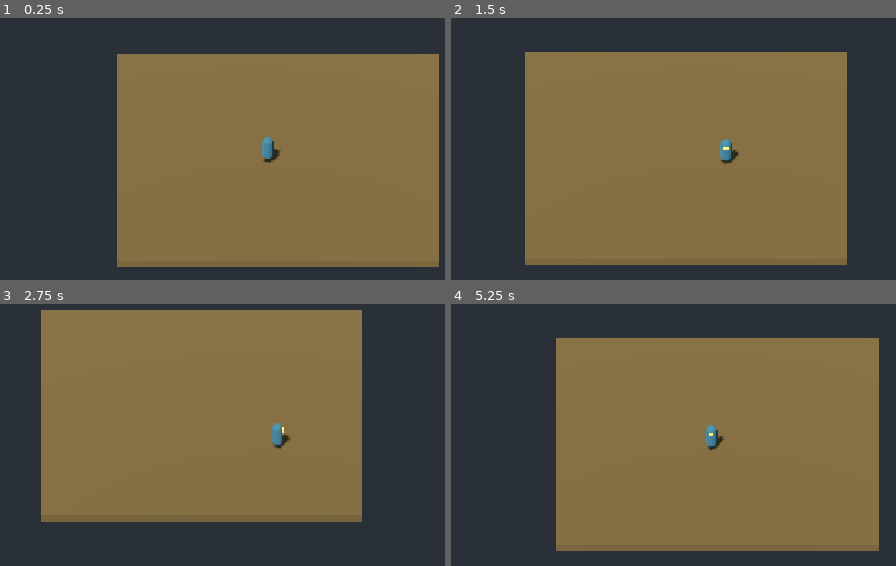
Above: before the commit, frames 1-4 (two rows, left to right).
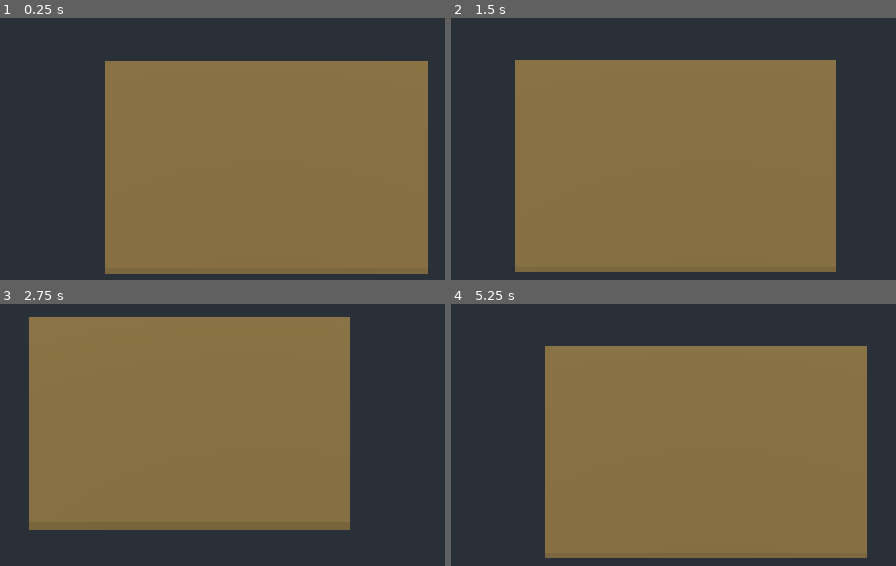
Above: after the commit, the same moments.

Repository: daniel19512/proyecto_videojuegos
Game: Godot game, scene res://scenes/mundo.tscn
Same seed, same stepped clock (60 frames per second), same inputs: the game is played once before the commit and once after it.
Inputs:
- Up to frame 1 (0.25 s): no input
- Up to frame 2 (1.5 s): tap Enter at 0.5 s; hold D (mover_derecha) 0.53-1.28 s; hold S (mover_abajo) from 1.28 s (still down)
- Up to frame 3 (2.75 s): release S (mover_abajo) at 2.03 s; hold D (mover_derecha) from 2.03 s (still down)
- Up to frame 4 (5.25 s): release D (mover_derecha) at 2.78 s; hold W (mover_arriba) 2.78-3.53 s; hold A (mover_izquierda) 3.53-5.03 s; hold S (mover_abajo) from 5.03 s (still down)

The runs differ from the first frame. In frame 1, 8.2% of the frame differs, in the area x 23-99%, y 13-98%; in frame 2, 8.1%; in frame 3, 8.6%, in the area x 6-82%, y 2-87%; in frame 4, 8.5%.

Commit message:
Integrar protagonista pixel art animado

Diff:
--- a/RPG/scenes/jugador.tscn
+++ b/RPG/scenes/jugador.tscn
@@ -1,27 +1,11 @@
 [gd_scene format=3]
 
 [ext_resource type="Script" path="res://scripts/jugador.gd" id="1_jugador"]
+[ext_resource type="SpriteFrames" path="res://scenes/jugador_frames.tres" id="2_frames"]
 
 [sub_resource type="CapsuleShape3D" id="CapsuleShape3D_jugador"]
 radius = 0.32
 height = 1.6
-
-[sub_resource type="StandardMaterial3D" id="StandardMaterial3D_tunica"]
-albedo_color = Color(0.18, 0.38, 0.48, 1)
-roughness = 1.0
-
-[sub_resource type="CapsuleMesh" id="CapsuleMesh_cuerpo"]
-material = SubResource("StandardMaterial3D_tunica")
-radius = 0.32
-height = 1.6
-
-[sub_resource type="StandardMaterial3D" id="StandardMaterial3D_frente"]
-albedo_color = Color(0.85, 0.66, 0.36, 1)
-roughness = 1.0
-
-[sub_resource type="BoxMesh" id="BoxMesh_frente"]
-material = SubResource("StandardMaterial3D_frente")
-size = Vector3(0.28, 0.22, 0.12)
 
 [node name="Jugador" type="CharacterBody3D"]
 floor_snap_length = 0.2
@@ -33,10 +17,14 @@
 
 [node name="Visual" type="Node3D" parent="."]
 
-[node name="CuerpoProvisional" type="MeshInstance3D" parent="Visual"]
-position = Vector3(0, 0.8, 0)
-mesh = SubResource("CapsuleMesh_cuerpo")
-
-[node name="FrenteProvisional" type="MeshInstance3D" parent="Visual"]
-position = Vector3(0, 1.15, -0.3)
-mesh = SubResource("BoxMesh_frente")
+[node name="SpriteAnimado" type="AnimatedSprite3D" parent="Visual"]
+pixel_size = 0.045
+offset = Vector2(0, 19)
+billboard = 2
+texture_filter = 0
+transparent = true
+shaded = false
+double_sided = true
+sprite_frames = ExtResource("2_frames")
+animation = &"idle_abajo"
+autoplay = "idle_abajo"
--- /dev/null
+++ b/RPG/scenes/jugador_frames.tres
@@ -0,0 +1,303 @@
+[gd_resource type="SpriteFrames" format=3 uid="uid://cad054u0n7v3t"]
+
+[ext_resource type="Texture2D" uid="uid://chvctpui3eiu2" path="res://assets/personajes/protagonista/Character_Idle.png" id="1_idle"]
+[ext_resource type="Texture2D" uid="uid://di2u4iu008plh" path="res://assets/personajes/protagonista/Character_Walk.png" id="2_walk"]
+
+[sub_resource type="AtlasTexture" id="Atlas_idle_abajo_0"]
+atlas = ExtResource("1_idle")
+region = Rect2(0, 144, 40, 48)
+filter_clip = true
+
+[sub_resource type="AtlasTexture" id="Atlas_idle_abajo_1"]
+atlas = ExtResource("1_idle")
+region = Rect2(40, 144, 40, 48)
+filter_clip = true
+
+[sub_resource type="AtlasTexture" id="Atlas_idle_abajo_2"]
+atlas = ExtResource("1_idle")
+region = Rect2(80, 144, 40, 48)
+filter_clip = true
+
+[sub_resource type="AtlasTexture" id="Atlas_idle_abajo_3"]
+atlas = ExtResource("1_idle")
+region = Rect2(120, 144, 40, 48)
+filter_clip = true
+
+[sub_resource type="AtlasTexture" id="Atlas_idle_arriba_0"]
+atlas = ExtResource("1_idle")
+region = Rect2(0, 96, 40, 48)
+filter_clip = true
+
+[sub_resource type="AtlasTexture" id="Atlas_idle_arriba_1"]
+atlas = ExtResource("1_idle")
+region = Rect2(40, 96, 40, 48)
+filter_clip = true
+
+[sub_resource type="AtlasTexture" id="Atlas_idle_arriba_2"]
+atlas = ExtResource("1_idle")
+region = Rect2(80, 96, 40, 48)
+filter_clip = true
+
+[sub_resource type="AtlasTexture" id="Atlas_idle_arriba_3"]
+atlas = ExtResource("1_idle")
+region = Rect2(120, 96, 40, 48)
+filter_clip = true
+
+[sub_resource type="AtlasTexture" id="Atlas_idle_derecha_0"]
+atlas = ExtResource("1_idle")
+region = Rect2(0, 48, 40, 48)
+filter_clip = true
+
+[sub_resource type="AtlasTexture" id="Atlas_idle_derecha_1"]
+atlas = ExtResource("1_idle")
+region = Rect2(40, 48, 40, 48)
+filter_clip = true
+
+[sub_resource type="AtlasTexture" id="Atlas_idle_derecha_2"]
+atlas = ExtResource("1_idle")
+region = Rect2(80, 48, 40, 48)
+filter_clip = true
+
+[sub_resource type="AtlasTexture" id="Atlas_idle_derecha_3"]
+atlas = ExtResource("1_idle")
+region = Rect2(120, 48, 40, 48)
+filter_clip = true
+
+[sub_resource type="AtlasTexture" id="Atlas_idle_izquierda_0"]
+atlas = ExtResource("1_idle")
+region = Rect2(0, 0, 40, 48)
+filter_clip = true
+
+[sub_resource type="AtlasTexture" id="Atlas_idle_izquierda_1"]
+atlas = ExtResource("1_idle")
+region = Rect2(40, 0, 40, 48)
+filter_clip = true
+
+[sub_resource type="AtlasTexture" id="Atlas_idle_izquierda_2"]
+atlas = ExtResource("1_idle")
+region = Rect2(80, 0, 40, 48)
+filter_clip = true
+
+[sub_resource type="AtlasTexture" id="Atlas_idle_izquierda_3"]
+atlas = ExtResource("1_idle")
+region = Rect2(120, 0, 40, 48)
+filter_clip = true
+
+[sub_resource type="AtlasTexture" id="Atlas_walk_abajo_0"]
+atlas = ExtResource("2_walk")
+region = Rect2(0, 144, 40, 48)
+filter_clip = true
+
+[sub_resource type="AtlasTexture" id="Atlas_walk_abajo_1"]
+atlas = ExtResource("2_walk")
+region = Rect2(40, 144, 40, 48)
+filter_clip = true
+
+[sub_resource type="AtlasTexture" id="Atlas_walk_abajo_2"]
+atlas = ExtResource("2_walk")
+region = Rect2(80, 144, 40, 48)
+filter_clip = true
+
+[sub_resource type="AtlasTexture" id="Atlas_walk_abajo_3"]
+atlas = ExtResource("2_walk")
+region = Rect2(120, 144, 40, 48)
+filter_clip = true
+
+[sub_resource type="AtlasTexture" id="Atlas_walk_arriba_0"]
+atlas = ExtResource("2_walk")
+region = Rect2(0, 96, 40, 48)
+filter_clip = true
+
+[sub_resource type="AtlasTexture" id="Atlas_walk_arriba_1"]
+atlas = ExtResource("2_walk")
+region = Rect2(40, 96, 40, 48)
+filter_clip = true
+
+[sub_resource type="AtlasTexture" id="Atlas_walk_arriba_2"]
+atlas = ExtResource("2_walk")
+region = Rect2(80, 96, 40, 48)
+filter_clip = true
+
+[sub_resource type="AtlasTexture" id="Atlas_walk_arriba_3"]
+atlas = ExtResource("2_walk")
+region = Rect2(120, 96, 40, 48)
+filter_clip = true
+
+[sub_resource type="AtlasTexture" id="Atlas_walk_derecha_0"]
+atlas = ExtResource("2_walk")
+region = Rect2(0, 48, 40, 48)
+filter_clip = true
+
+[sub_resource type="AtlasTexture" id="Atlas_walk_derecha_1"]
+atlas = ExtResource("2_walk")
+region = Rect2(40, 48, 40, 48)
+filter_clip = true
+
+[sub_resource type="AtlasTexture" id="Atlas_walk_derecha_2"]
+atlas = ExtResource("2_walk")
+region = Rect2(80, 48, 40, 48)
+filter_clip = true
+
+[sub_resource type="AtlasTexture" id="Atlas_walk_derecha_3"]
+atlas = ExtResource("2_walk")
+region = Rect2(120, 48, 40, 48)
+filter_clip = true
+
+[sub_resource type="AtlasTexture" id="Atlas_walk_izquierda_0"]
+atlas = ExtResource("2_walk")
+region = Rect2(0, 0, 40, 48)
+filter_clip = true
+
+[sub_resource type="AtlasTexture" id="Atlas_walk_izquierda_1"]
+atlas = ExtResource("2_walk")
+region = Rect2(40, 0, 40, 48)
+filter_clip = true
+
+[sub_resource type="AtlasTexture" id="Atlas_walk_izquierda_2"]
+atlas = ExtResource("2_walk")
+region = Rect2(80, 0, 40, 48)
+filter_clip = true
+
+[sub_resource type="AtlasTexture" id="Atlas_walk_izquierda_3"]
+atlas = ExtResource("2_walk")
+region = Rect2(120, 0, 40, 48)
+filter_clip = true
+
+[resource]
+animations = [{
+"frames": [{
+"duration": 1.0,
+"texture": SubResource("Atlas_idle_abajo_0")
+}, {
+"duration": 1.0,
+"texture": SubResource("Atlas_idle_abajo_1")
+}, {
+"duration": 1.0,
+"texture": SubResource("Atlas_idle_abajo_2")
+}, {
+"duration": 1.0,
+"texture": SubResource("Atlas_idle_abajo_3")
+}],
+"loop": 1,
+"name": &"idle_abajo",
+"speed": 4.0
+}, {
+"frames": [{
+"duration": 1.0,
+"texture": SubResource("Atlas_idle_arriba_0")
+}, {
+"duration": 1.0,
+"texture": SubResource("Atlas_idle_arriba_1")
+}, {
+"duration": 1.0,
+"texture": SubResource("Atlas_idle_arriba_2")
+}, {
+"duration": 1.0,
+"texture": SubResource("Atlas_idle_arriba_3")
+}],
+"loop": 1,
+"name": &"idle_arriba",
+"speed": 4.0
+}, {
+"frames": [{
+"duration": 1.0,
+"texture": SubResource("Atlas_idle_derecha_0")
+}, {
+"duration": 1.0,
+"texture": SubResource("Atlas_idle_derecha_1")
+}, {
+"duration": 1.0,
+"texture": SubResource("Atlas_idle_derecha_2")
+}, {
+"duration": 1.0,
+"texture": SubResource("Atlas_idle_derecha_3")
+}],
+"loop": 1,
+"name": &"idle_derecha",
+"speed": 4.0
+}, {
+"frames": [{
+"duration": 1.0,
+"texture": SubResource("Atlas_idle_izquierda_0")
+}, {
+"duration": 1.0,
+"texture": SubResource("Atlas_idle_izquierda_1")
+}, {
+"duration": 1.0,
+"texture": SubResource("Atlas_idle_izquierda_2")
+}, {
+"duration": 1.0,
+"texture": SubResource("Atlas_idle_izquierda_3")
+}],
+"loop": 1,
+"name": &"idle_izquierda",
+"speed": 4.0
+}, {
+"frames": [{
+"duration": 1.0,
+"texture": SubResource("Atlas_walk_abajo_0")
+}, {
+"duration": 1.0,
+"texture": SubResource("Atlas_walk_abajo_1")
+}, {
+"duration": 1.0,
+"texture": SubResource("Atlas_walk_abajo_2")
+}, {
+"duration": 1.0,
+"texture": SubResource("Atlas_walk_abajo_3")
+}],
+"loop": 1,
+"name": &"walk_abajo",
+"speed": 8.0
+}, {
+"frames": [{
+"duration": 1.0,
+"texture": SubResource("Atlas_walk_arriba_0")
+}, {
+"duration": 1.0,
+"texture": SubResource("Atlas_walk_arriba_1")
+}, {
+"duration": 1.0,
+"texture": SubResource("Atlas_walk_arriba_2")
+}, {
+"duration": 1.0,
+"texture": SubResource("Atlas_walk_arriba_3")
+}],
+"loop": 1,
+"name": &"walk_arriba",
+"speed": 8.0
+}, {
+"frames": [{
+"duration": 1.0,
+"texture": SubResource("Atlas_walk_derecha_0")
+}, {
+"duration": 1.0,
+"texture": SubResource("Atlas_walk_derecha_1")
+}, {
+"duration": 1.0,
+"texture": SubResource("Atlas_walk_derecha_2")
+}, {
+"duration": 1.0,
+"texture": SubResource("Atlas_walk_derecha_3")
+}],
+"loop": 1,
+"name": &"walk_derecha",
+"speed": 8.0
+}, {
+"frames": [{
+"duration": 1.0,
+"texture": SubResource("Atlas_walk_izquierda_0")
+}, {
+"duration": 1.0,
+"texture": SubResource("Atlas_walk_izquierda_1")
+}, {
+"duration": 1.0,
+"texture": SubResource("Atlas_walk_izquierda_2")
+}, {
+"duration": 1.0,
+"texture": SubResource("Atlas_walk_izquierda_3")
+}],
+"loop": 1,
+"name": &"walk_izquierda",
+"speed": 8.0
+}]
--- a/RPG/scenes/mundo.tscn
+++ b/RPG/scenes/mundo.tscn
@@ -28,7 +28,7 @@
 transform = Transform3D(1, 0, 0, 0, 1, 0, 0, 0, 1, 0, -0.25, 0)
 
 [node name="MallaSuelo" type="MeshInstance3D" parent="Suelo" unique_id=373564665]
-transform = Transform3D(1, 0, 0, 0, 1, 0, 0, 0, 1, 0.6281171, -0.14737844, -0.2513981)
+transform = Transform3D(1, 0, 0, 0, 1, 0, 0, 0, 1, -0.08377552, -0.31318092, 0.24072361)
 mesh = SubResource("BoxMesh_suelo")
 
 [node name="ColisionSuelo" type="CollisionShape3D" parent="Suelo" unique_id=1839546336]
--- a/RPG/scripts/jugador.gd
+++ b/RPG/scripts/jugador.gd
@@ -4,11 +4,11 @@
 @export_range(0.1, 100.0, 0.1) var aceleracion: float = 18.0
 @export_range(0.1, 100.0, 0.1) var desaceleracion: float = 24.0
 
-# Estado disponible para las futuras animaciones de AnimatedSprite3D.
+# Direccion relativa a la pantalla para las animaciones de cuatro orientaciones.
 var direccion_visual: StringName = &"abajo"
 var en_movimiento: bool = false
 
-@onready var visual: Node3D = $Visual
+@onready var sprite: AnimatedSprite3D = $Visual/SpriteAnimado
 
 
 func _physics_process(delta: float) -> void:
@@ -42,14 +42,19 @@
 	move_and_slide()
 	en_movimiento = Vector2(velocity.x, velocity.z).length() > 0.05
 	if not entrada.is_zero_approx():
-		_actualizar_visual(entrada, direccion)
+		_actualizar_direccion_visual(entrada)
+	_actualizar_animacion()
 
 
-func _actualizar_visual(entrada: Vector2, direccion: Vector3) -> void:
+func _actualizar_direccion_visual(entrada: Vector2) -> void:
 	if absf(entrada.x) > absf(entrada.y):
 		direccion_visual = &"derecha" if entrada.x > 0.0 else &"izquierda"
 	else:
 		direccion_visual = &"abajo" if entrada.y > 0.0 else &"arriba"
-	# Solo gira el modelo provisional, nunca el cuerpo ni la camara.
-	# Al usar AnimatedSprite3D, sustituir este giro por la seleccion de animacion.
-	visual.rotation.y = atan2(-direccion.x, -direccion.z)
+
+
+func _actualizar_animacion() -> void:
+	var estado: String = "walk" if en_movimiento else "idle"
+	var animacion: StringName = StringName(estado + "_" + String(direccion_visual))
+	if sprite.animation != animacion or not sprite.is_playing():
+		sprite.play(animacion)
Not shown, changed: RPG/.gitignore
